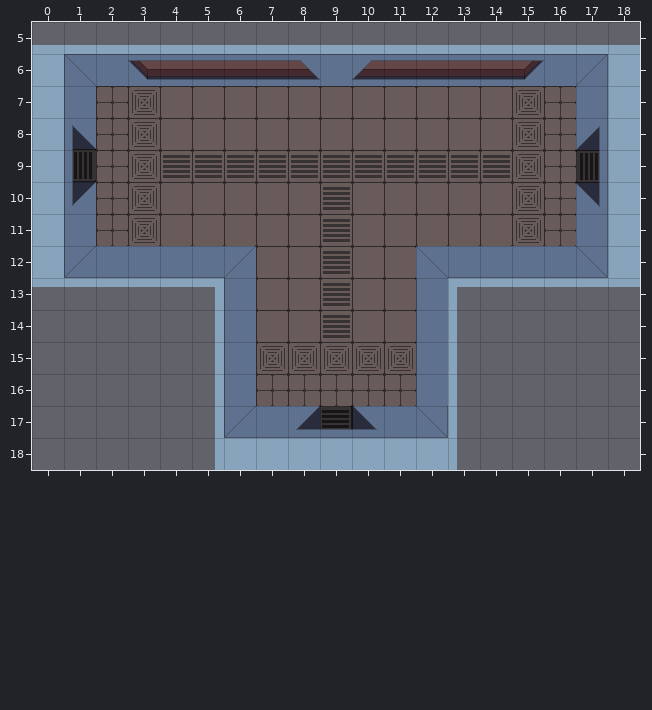
Tiled map (JSON): resources/rooms/l-rb.tmj. Above is the file before it was changed.
Cells are 32x32 px. Shown: x 0..18, y 5..18.
The result:
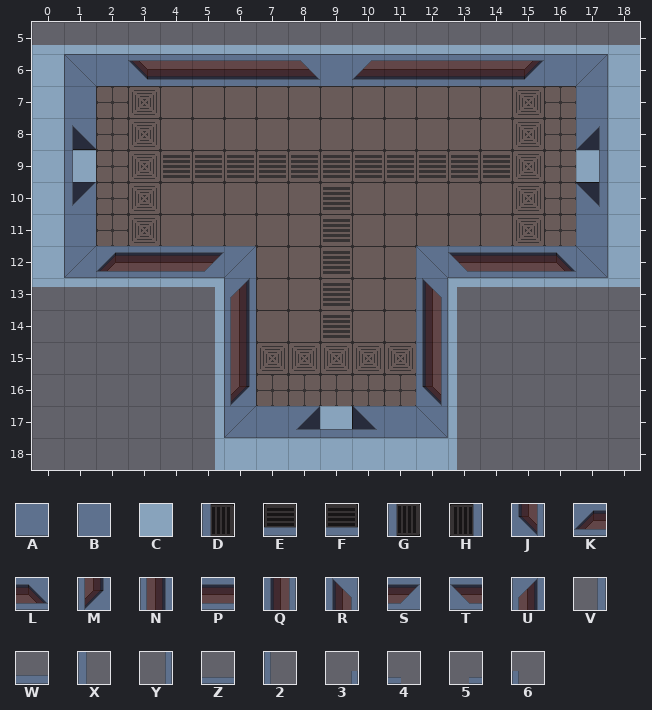
Key: from "building": A 6, B 7, C 20, D 22 flipped on the diagonal, E 22 flipped up-down, F 22 turned 180, G 22 turned 270, H 22 turned 90, J 24 flipped on the other diagonal, K 24 flipped up-down, L 24 turned 180, M 24 turned 270, N 25 flipped on the diagonal, P 25 flipped up-down, Q 25 turned 90, R 26 flipped on the other diagonal, S 26 flipped up-down, T 26 turned 180, U 26 turned 270, V 28 flipped on the other diagonal, W 28 flipped up-down, X 28 turned 270, Y 29 flipped on the other diagonal, Z 29 flipped up-down, 2 29 turned 270, 3 30 flipped on the other diagonal, 4 30 flipped up-down, 5 30 turned 180, 6 30 turned 270.
_ is an empty cell.
Objects are placed by their top-left corner, in cells (3,4 is the top-left corner of cell 3,4); size is 1x1 cell unless given.
Tiles of an added or newly shown layer are drawn over the layers below it.
Edits made:
Layer "Floor":
Tile D now appears in row 9 at x 1.
Tile E now appears in row 17 at x 9.
Tile H now appears in row 9 at x 17.
Layer "Walls":
The author changed tile B to tile J in row 16 at x 12.
The author changed tile A to tile K in row 12 at x 2.
The author changed tile A to tile L in row 12 at x 16.
The author changed tile B to tile M in row 16 at x 6.
The author changed tile B to tile N in rows 14 to 15 at x 6.
The author changed tile A to tile P in row 12 at x 3 to 4 and 14 to 15.
The author changed tile B to tile Q in rows 14 to 15 at x 12.
The author changed tile B to tile R in row 13 at x 12.
The author changed tile A to tile S in row 12 at x 5.
The author changed tile A to tile T in row 12 at x 13.
The author changed tile B to tile U in row 13 at x 6.
The edit erases tile F in row 17 at x 9.
The edit erases tile G in row 9 at x 1.
The edit erases tile H in row 9 at x 17.
Layer "Doors" (now shown):
A new object: C at 17,9.
A new object: C at 1,9.
A new object: C at 9,17.
Layer "Tops" (added):
Tile 2 now appears in rows 14 to 16 at x 6.
Tile 3 now appears in row 13 at x 12.
Tile 4 now appears in row 12 at x 5.
Tile 5 now appears in row 12 at x 13.
Tile 6 now appears in row 13 at x 6.
Tile V now appears in row 9 at x 17.
Tile W now appears in row 17 at x 9.
Tile X now appears in row 9 at x 1.
Tile Y now appears in rows 14 to 16 at x 12.
Tile Z now appears in row 12 at x 2 to 4 and 14 to 16.
